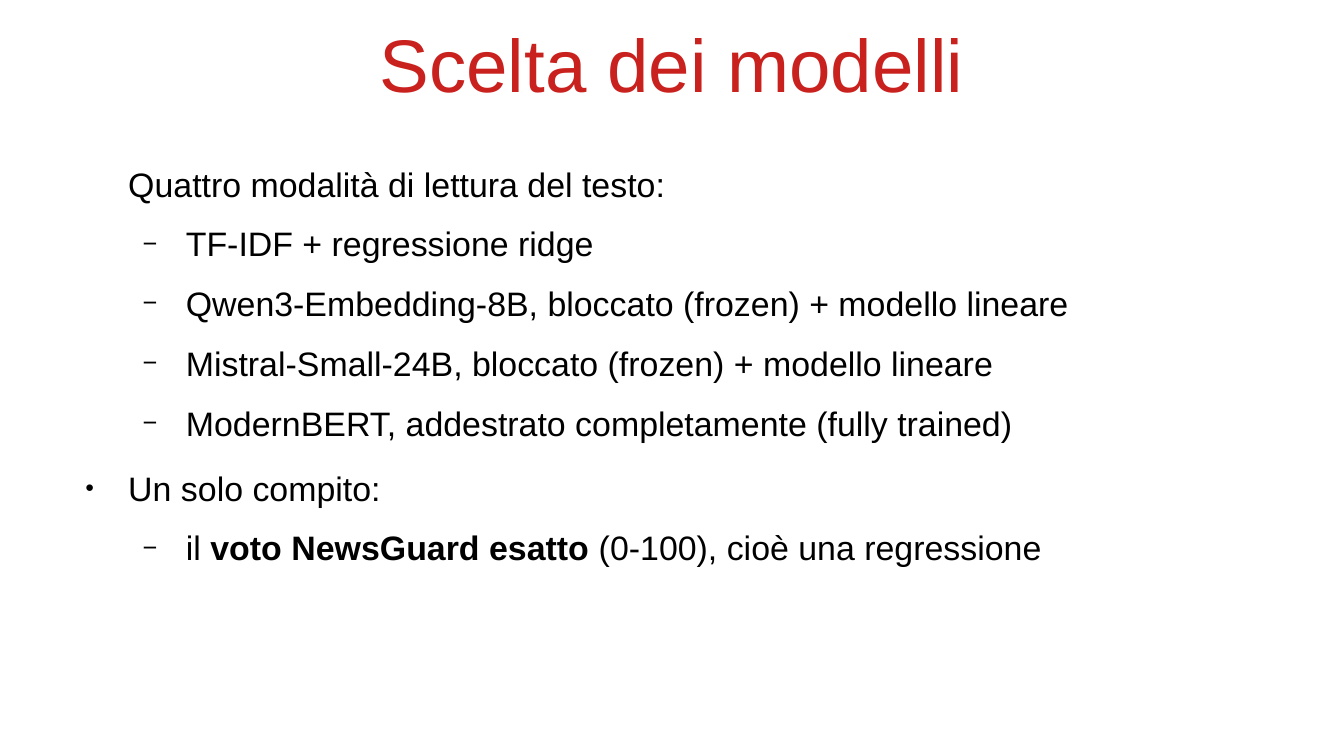
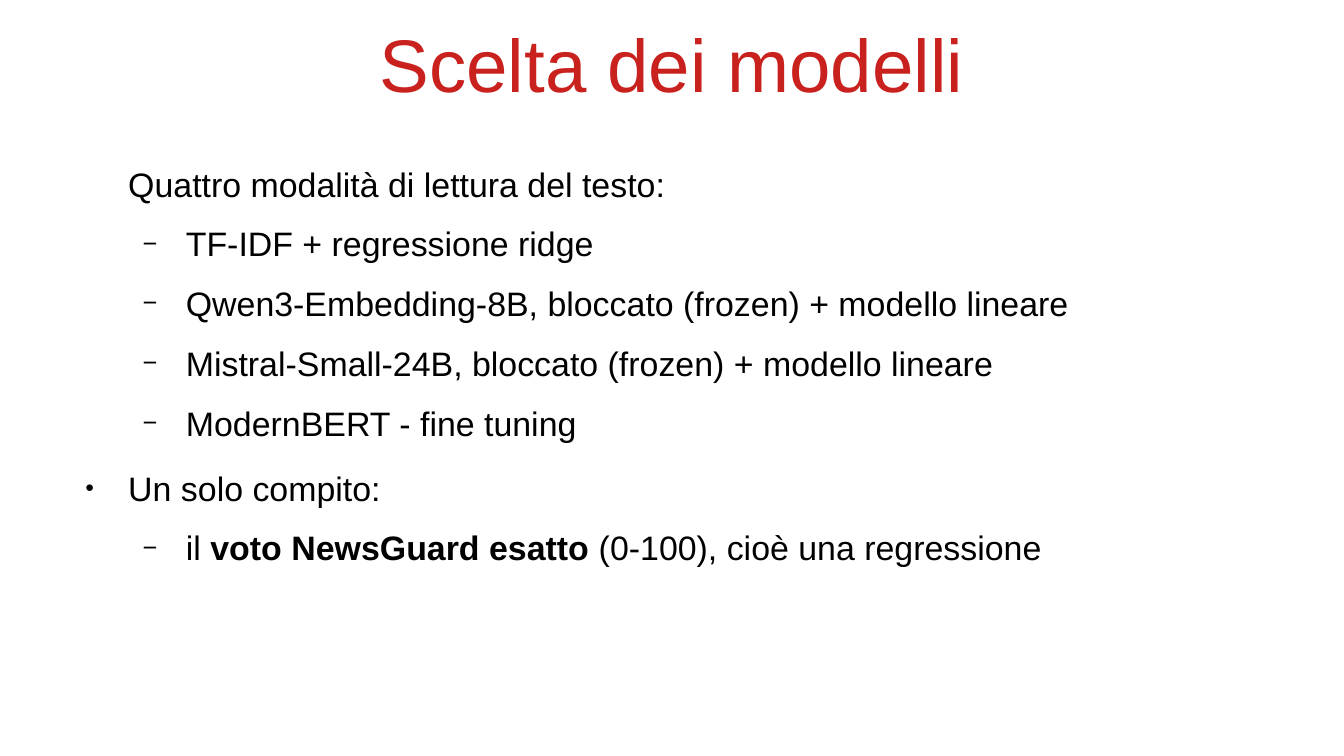
Before and after one commit to bianchi-john/PublisherClassification, a slide deck: slide 14 of Presentazioni/Stato finale/FinalState.odp. Drawn at 1344x756 pixels with LibreOffice and Linux fonts; fonts in the diff are those of the drawing. Boxes give left, top, right and bottom in pixels: in the first picture for what was removed or moved away, otherwise in the second. Text is boxed around its words. In the diff, an @@ line names an element or a change of style, - is before the commit and + after.

```diff
--- a/Presentazioni/Stato finale/FinalState.odp
+++ b/Presentazioni/Stato finale/FinalState.odp
@@ text at (186,411,576,443): text changed @@
-  − ModernBERT, addestrato completamente (fully trained)
+  − ModernBERT - fine tuning
```
Also in this commit, not shown: 9 other slides changed, 18 slides added, 4 slides removed, 43 other files.
